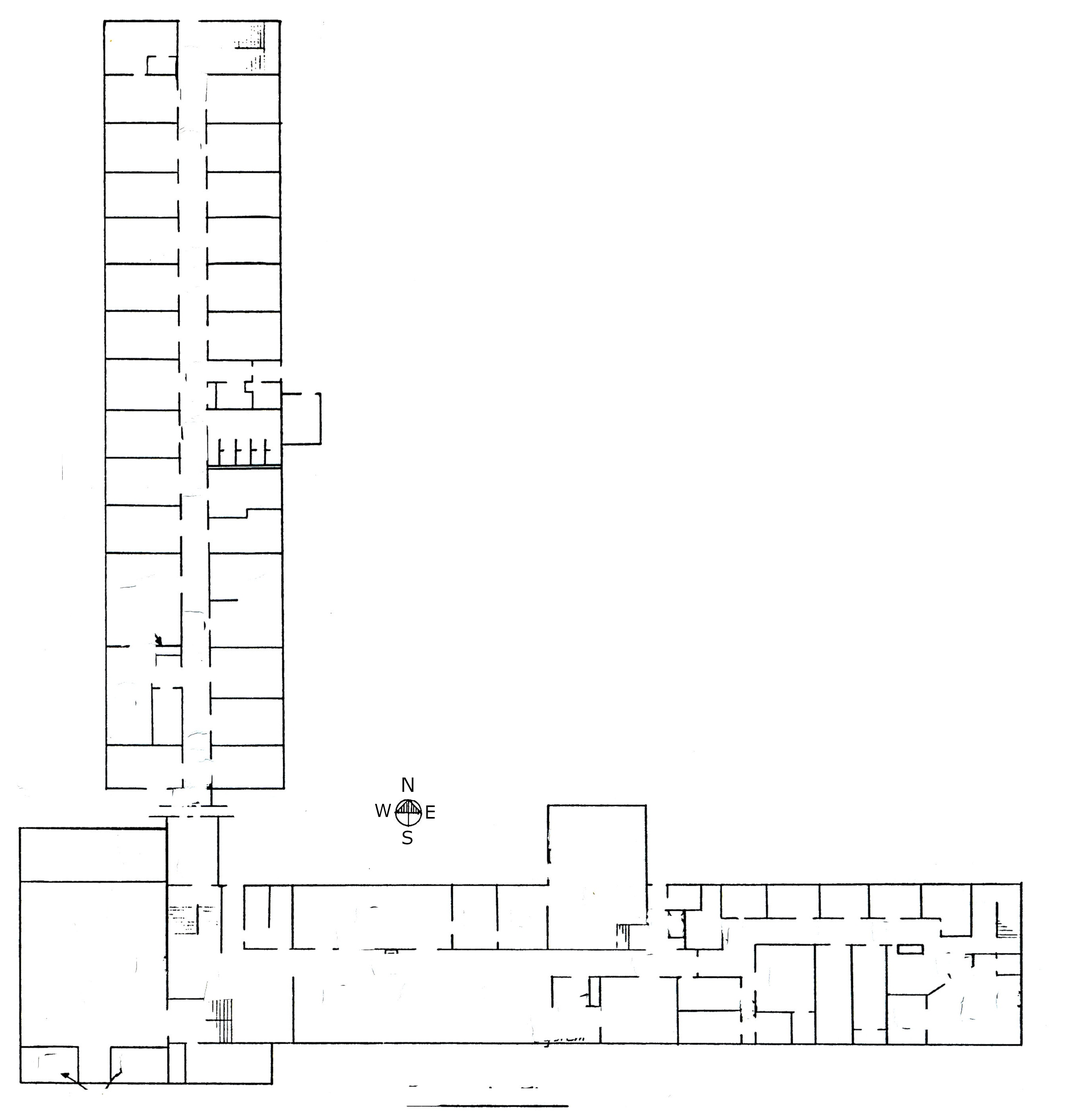
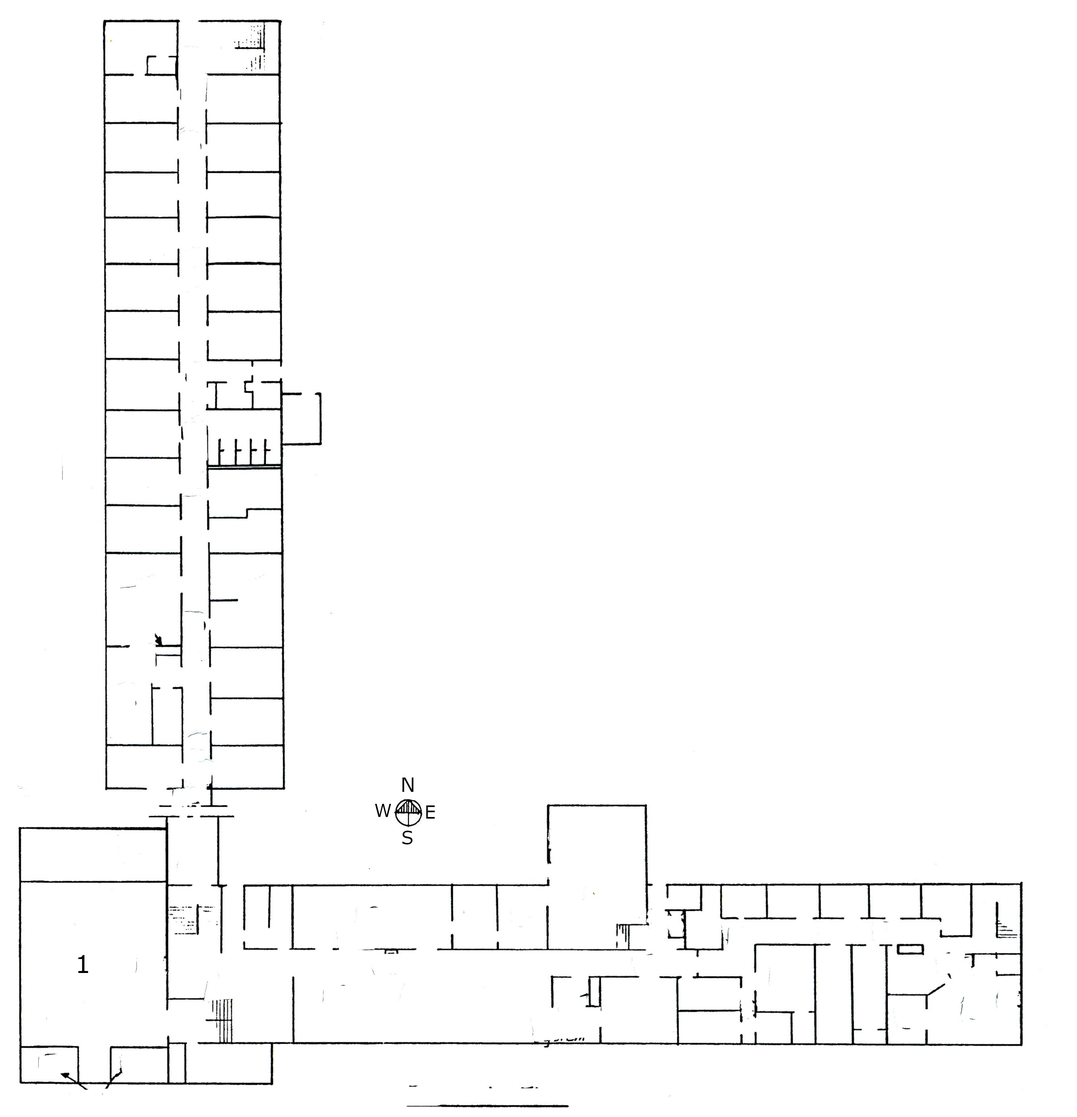
Two versions of the same layered image (1077 × 1117). Layer-by-layer changes:
added layer "1" above "GuadBasement.jpg" over (78, 955, 89, 974)
